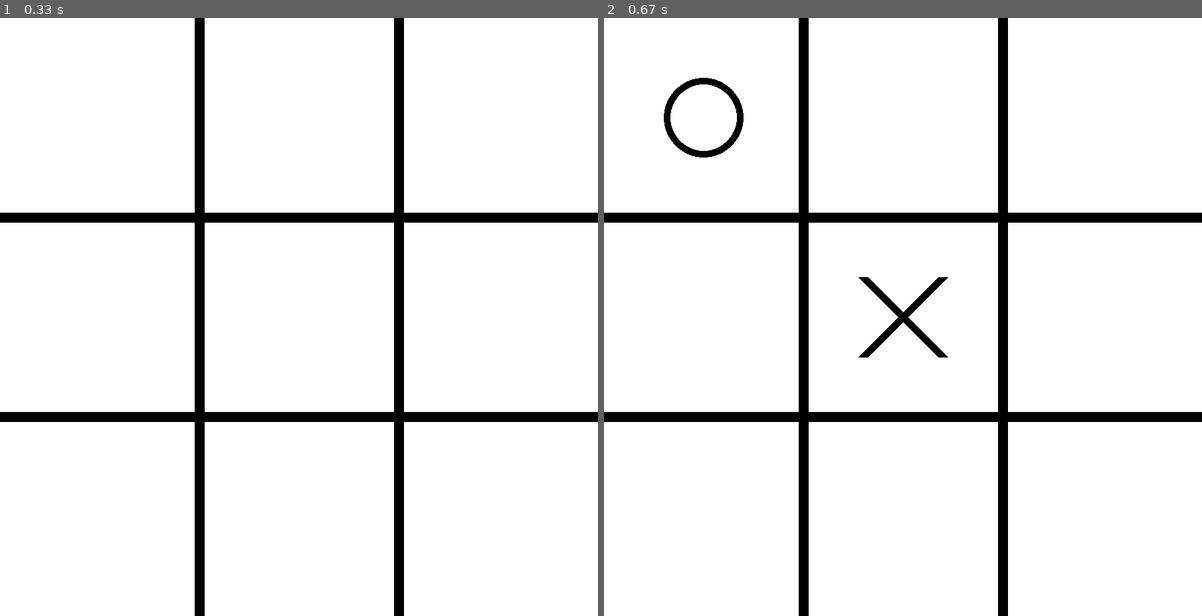
Above: before the commit, frames 1-2 (left to right).
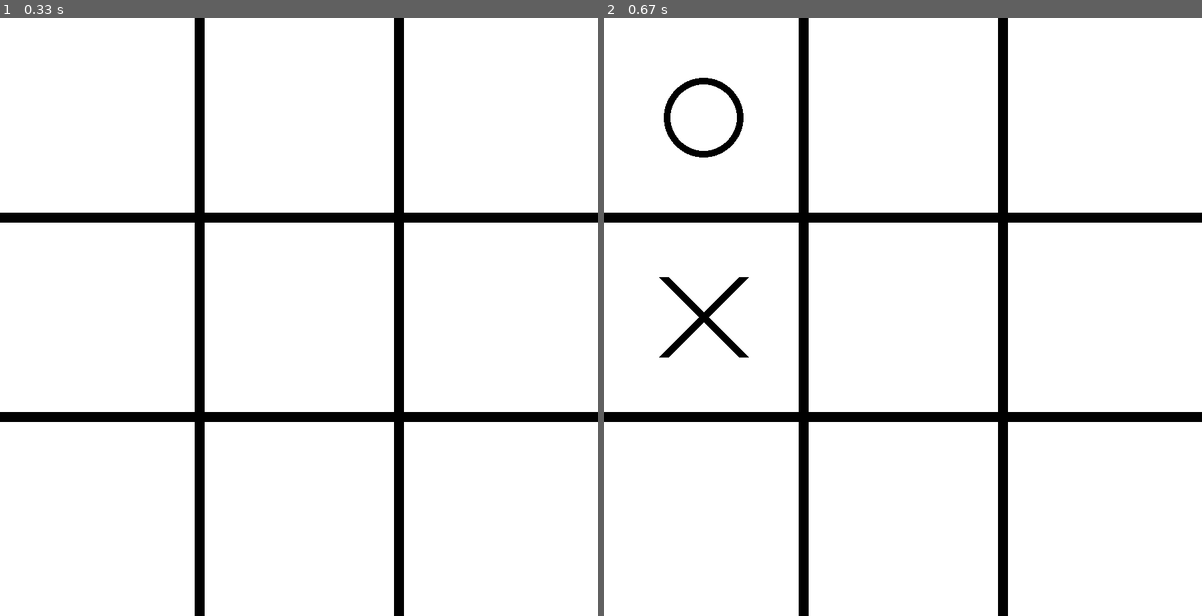
Above: after the commit, the same moments.

Repository: Rodrigueezj/Tricky
Game: pygame game, started from src/tricky.py
The game is run twice, just before and just after one commit, with the same random seed, the same clock (stepped at 60 frames per second) and the same inputs.
Inputs (mouse positions are in pixels of both pictures, inside the frame that each line leads up to):
- Up to frame 1 (0.33 s): no input
- Up to frame 2 (0.67 s): press the mouse at (908, 358) at 0.37 s; move the mouse to (831, 340) at 0.47 s; release the mouse at (759, 322) at 0.6 s

Frame 1 is identical in both runs. In frame 2, 0.9% of the frame differs, in the area x 9-58%, y 43-57%.

Commit message:
inteligent agent

Diff:
--- a/src/tricky.py
+++ b/src/tricky.py
@@ -18,7 +18,7 @@
 BLACK = 0,0,0
 
 pygame.init()
-surface = pygame.display.set_mode((WIDTH,HEIGHT))
+surface = pygame.display.set_mode((WIDTH, HEIGHT))
 pygame.display.set_caption('Tricky')
 surface.fill(WHITE)
 
@@ -79,10 +79,10 @@
 
 class AI:
 
-    def __init__(self, player = 2):
+    def __init__(self, player=2):
         self.player = player
 
-    def minimax(self, board, maximizing): #returns (evaluation, best move)
+    def minimax(self, board): #returns (evaluation, best move)
         case = board.final_state()
 
         #terminal cases
@@ -96,15 +96,18 @@
         elif board.isfull(): #if draw
             return 0, None
 
-        if maximizing:
+        best_move = None
+        empty_squares = board.get_empty_squares()
+
+
+        if len(empty_squares) % 2 == 1:
             max_eval = -10
-            best_move = None
-            empty_squares = board.get_empty_squares()
+
 
             for (row, col) in empty_squares:
                 temp_board = copy.deepcopy(board)
                 temp_board.mark_square(row, col, 1)
-                eval = self.minimax(temp_board, False)[0]
+                eval = self.minimax(temp_board)[0]
 
                 if eval > max_eval:
                     max_eval = eval
@@ -112,15 +115,14 @@
 
             return max_eval, best_move
 
-        elif not maximizing:
+        elif len(empty_squares) % 2 == 0:
             min_eval = 10
-            best_move = None
-            empty_squares = board.get_empty_squares()
+
 
             for (row, col) in empty_squares:
                 temp_board = copy.deepcopy(board)
                 temp_board.mark_square(row, col, 2)
-                eval = self.minimax(temp_board, True)[0]
+                eval = self.minimax(temp_board)[0]
 
                 if eval < min_eval:
                     min_eval = eval
@@ -128,10 +130,10 @@
 
             return min_eval, best_move
 
-    def eval(self, main_board):
-        eval, move = self.minimax(main_board, False)
-        print(f'AI has chosen to mark square in position {move}, with an evaluation of {eval}')
-        return move
+    # def eval(self, main_board):
+    #     eval, move = self.minimax(main_board, False)
+    #     print(f'AI has chosen to mark square in position {move}, with an evaluation of {eval}')
+    #     return move
 
 class Game:
 
@@ -187,7 +189,7 @@
                 pygame.quit()
                 sys.exit()
                                                         #casting positions into coordinatess
-            if event.type == pygame.MOUSEBUTTONDOWN:
+            if event.type == pygame.MOUSEBUTTONUP:
                 pos = event.pos                         #position of the click(built in pygame)
                 col = pos[0] // SQSIZE                  #variable x
                 row = pos[1] // SQSIZE                  #variable y
@@ -199,7 +201,7 @@
 
         if game.player == ai.player and game.running:
             pygame.display.update()
-            row, col = ai.eval(board)
+            row, col = ai.minimax(board)[1]
             game.make_move(row, col)
             if game.isover(): game.running = False
 
